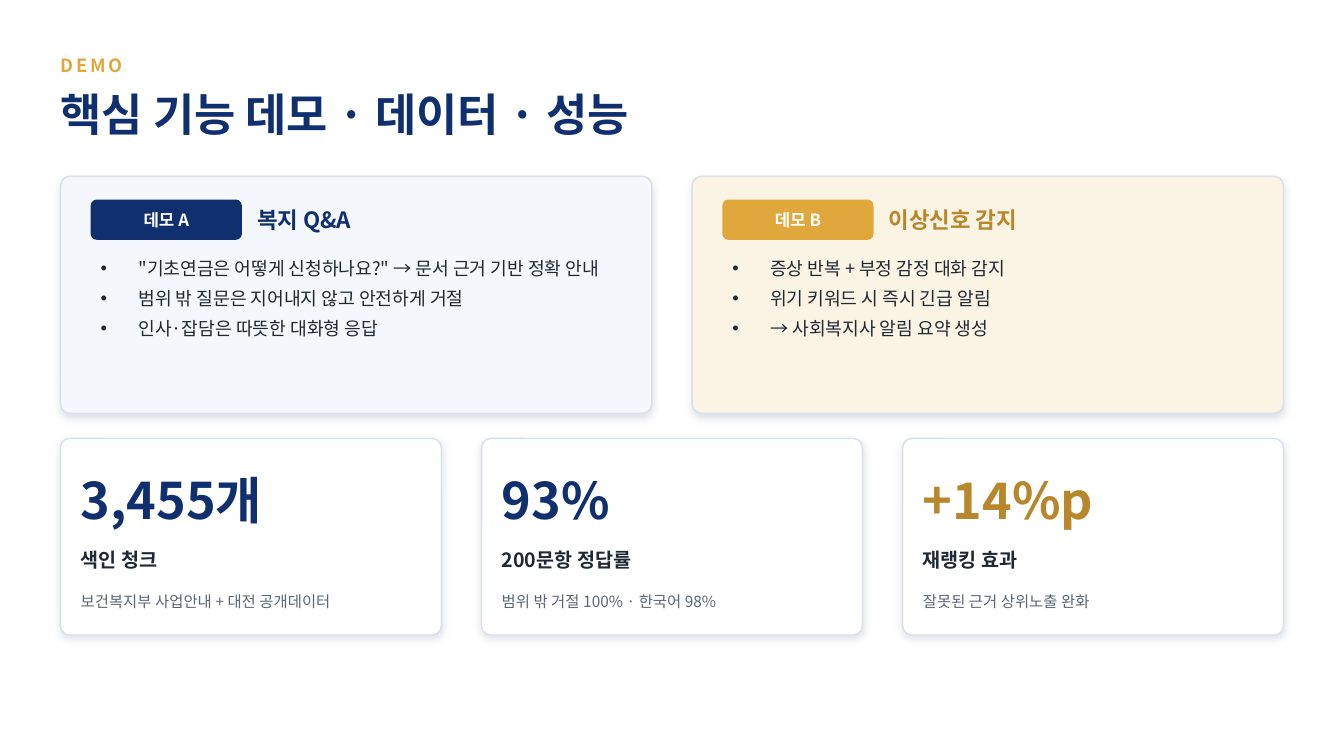
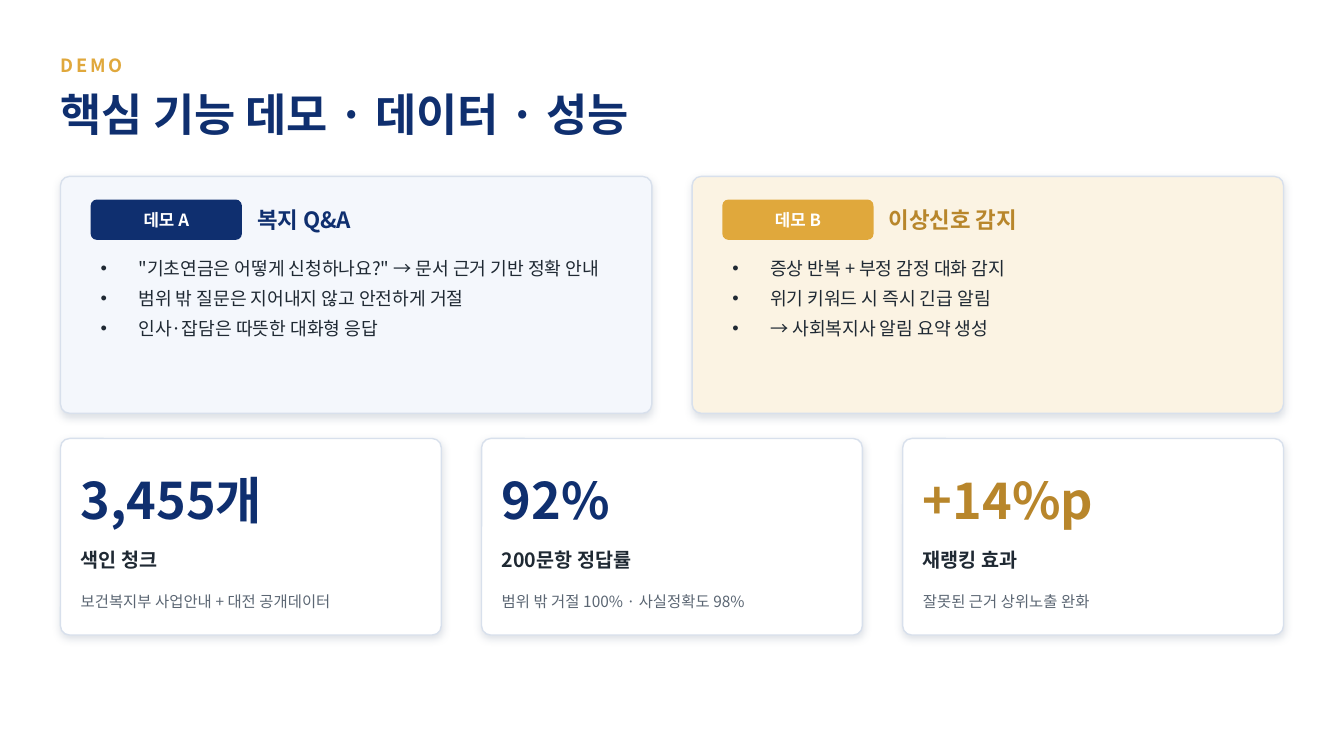
Before and after one commit to minthukyaw488-commits/ondevice_llm, a slide deck: slide 6 of docs/welfare_ai_10min.pptx. Drawn at 1344x756 pixels with LibreOffice and Linux fonts; fonts in the diff are those of the drawing. Boxes give left, top, right and bottom in pixels: in the first picture for what was removed or moved away, otherwise in the second. Text is boxed around its words. In the diff, an @@ line names an element or a change of style, - is before the commit and + after.

```diff
--- a/docs/welfare_ai_10min.pptx
+++ b/docs/welfare_ai_10min.pptx
@@ text at (502, 481, 610, 520): text changed @@
-93%
+92%
@@ text at (502, 594, 744, 608): text changed @@
-범위 밖 거절 100% · 한국어 98%
+범위 밖 거절 100% · 사실정확도 98%
```
Also in this commit, not shown: 1 other file.
